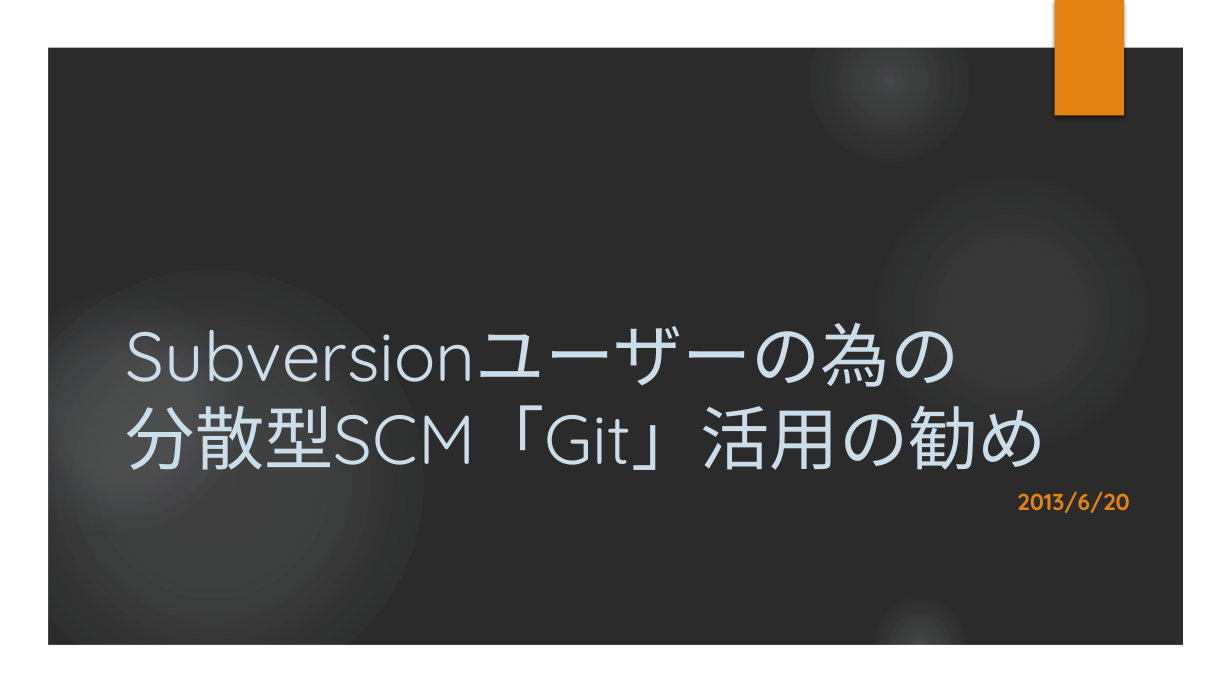
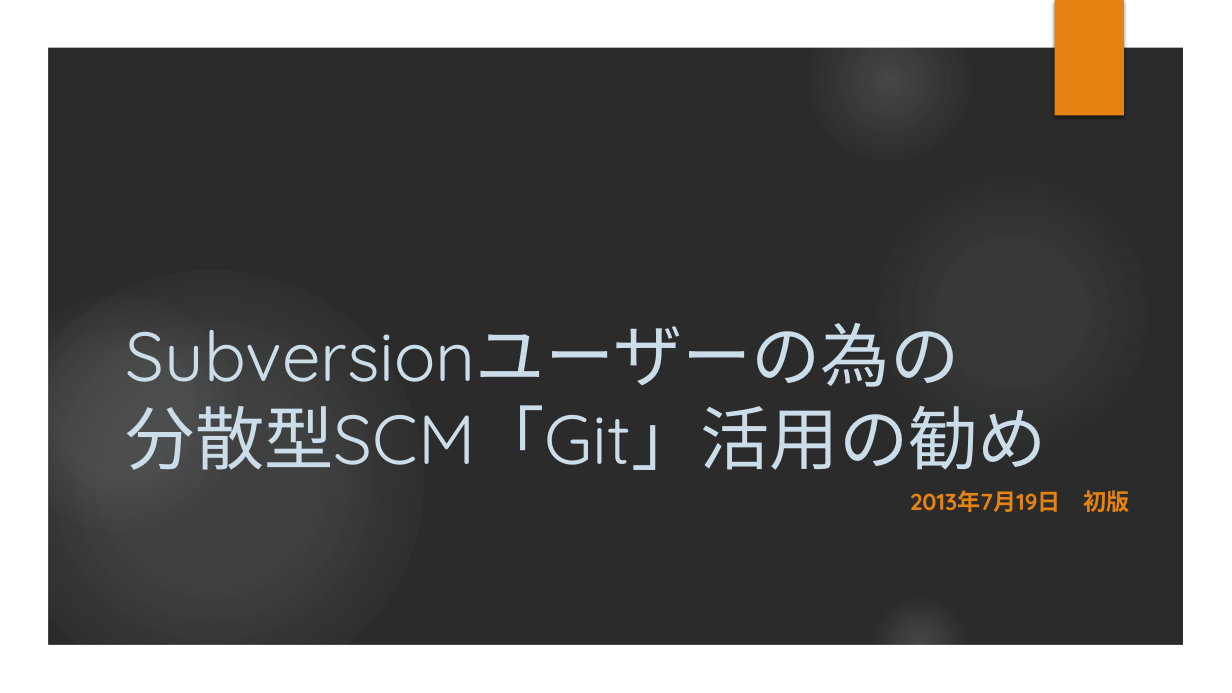
Before and after one commit to gakimaru/public, a slide deck: slide 1 of document/Gitマニュアル・調査資料/[01]Subversionユーザーの為のGit活用の勧め.pptx. Drawn at 1232x693 pixels with LibreOffice and Linux fonts; fonts in the diff are those of the drawing; background and template pictures are left out; a plain dark background stands for a picture behind light text. Boxes give left, top, right and bottom in pixels: in the first picture for what was removed or moved away, otherwise in the second. Text is boxed around its words. In the diff, an @@ line names an element or a change of style, - is before the commit and + after.

```diff
--- a/document/Gitマニュアル・調査資料/[01]Subversionユーザーの為のGit活用の勧め.pptx
+++ b/document/Gitマニュアル・調査資料/[01]Subversionユーザーの為のGit活用の勧め.pptx
@@ subtitle at bbox=[910, 490, 1130, 512]: text changed @@
-2013/6/20
+2013年7月19日 初版
```
Also in this commit, not shown: 4 other slides changed, 32 other files.
